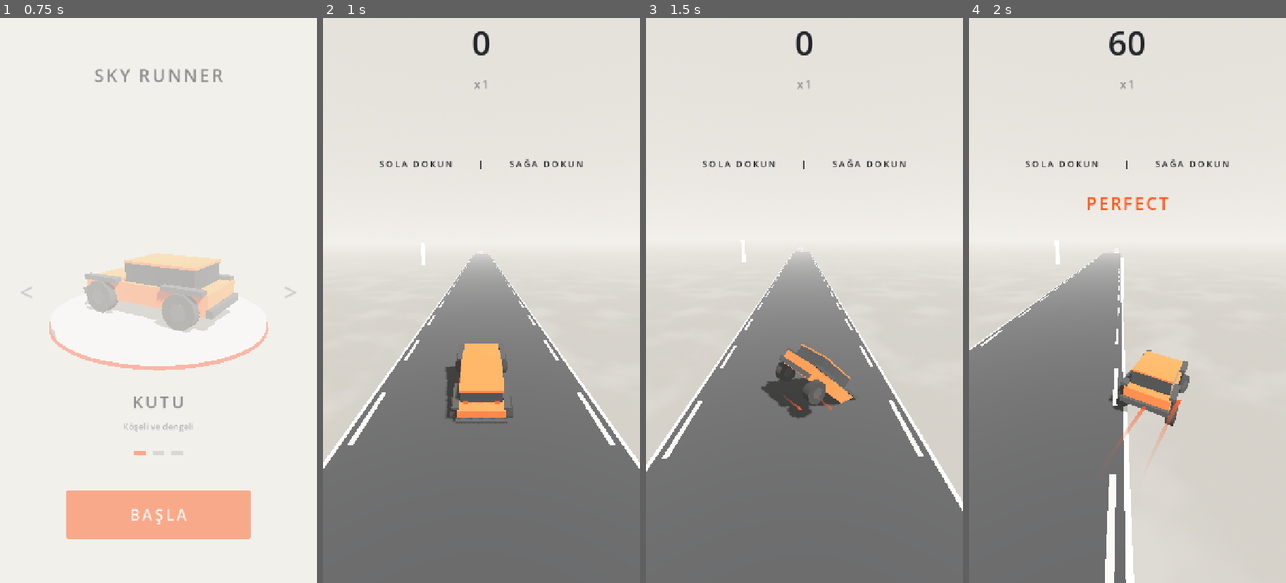
Above: before the commit, frames 1-4 (left to right).
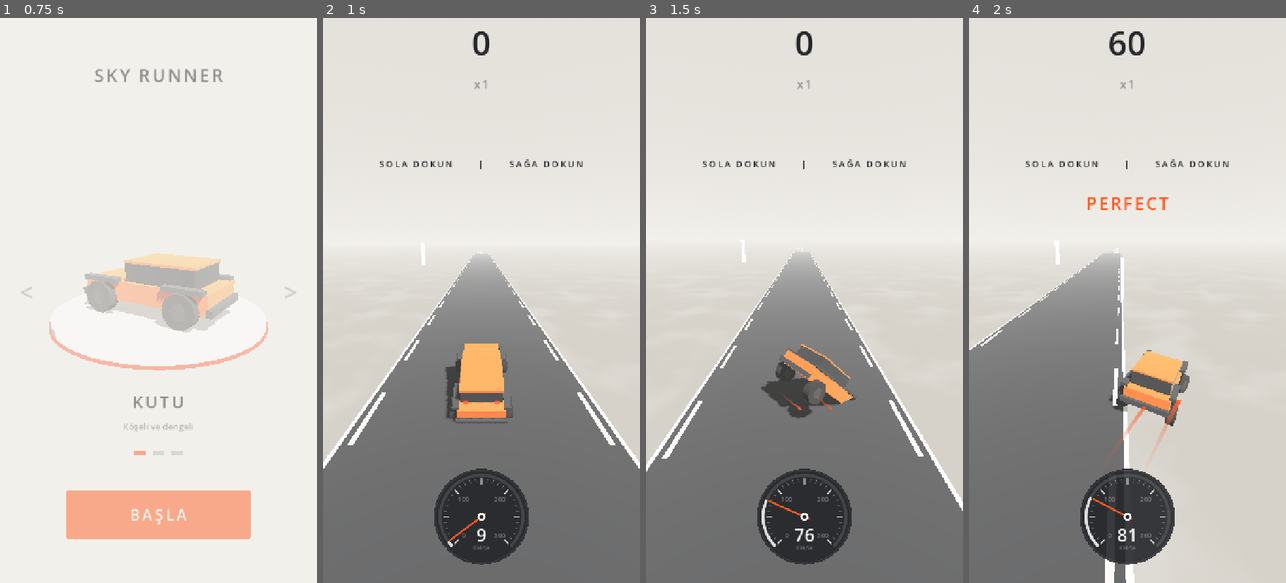
Above: after the commit, the same moments.

Repository: basarbellisan/Runny
Game: Godot game, scene res://scenes/menu.tscn
The game is run twice, just before and just after one commit, with the same random seed, the same clock (stepped at 60 frames per second) and the same inputs.
Inputs (mouse positions are in pixels of both pictures, inside the frame that each line leads up to):
- Up to frame 1 (0.75 s): click "BAŞLA" at 0.5 s
- Up to frame 2 (1 s): no input
- Up to frame 3 (1.5 s): tap Enter at 1.25, 1.35 s; move the mouse to (874, 272) at 1.27 s; hold D from 1.28 s (still down); click (874, 272) at 1.42 s
- Up to frame 4 (2 s): keep holding D; tap Space at 1.52 s

Frame 1 is identical in both runs. In frame 2, 3.9% of the frame differs, in the area x 35-65%, y 79-97%; in frame 3, 3.9%; in frame 4, 3.9%.

Commit message:
Hız kadranı
Alttaki gaz çizgisi yerine alt ortada, iki başparmağın arasında bir hız
kadranı: kömür zemin, 270° tarama, 10/50 km/sa çentikleri, turuncu ibre
(yaylı, tam gazda hafif titrer), dijital hız. Dış halka temel hıza kadar
beyaz, gazın eklediği kısım turuncu dolar. Uçuşta kadran kaybolur.

Co-Authored-By: Claude Opus 5.5 <noreply@anthropic.com>
Claude-Session: https://claude.ai/code/session_016S88RPn945sNcGg6oLe6PH

Diff:
--- a/scripts/game.gd
+++ b/scripts/game.gd
@@ -125,7 +125,8 @@
 
 	hud.set_score(int(score), multiplier)
 	hud.set_energy(energy / MAX_ENERGY)
-	hud.set_boost(car.boost_level)
+	var driving := car.mode == Car.Mode.DRIVE
+	hud.set_speed(car.forward_speed if driving else -car.velocity.z, car.speed, car.boost_level, driving)
 	_update_hint()
 	clouds.position = Vector3(car.global_position.x, CLOUD_LAYER_Y, car.global_position.z)
 
--- a/scripts/hud.gd
+++ b/scripts/hud.gd
@@ -15,7 +15,8 @@
 var _energy: Control
 var _energy_back: ColorRect
 var _energy_fill: ColorRect
-var _boost_fill: ColorRect
+var _speedo: Speedometer
+var _speedo_shown := true
 var _hint_tween: Tween
 var _over: Control
 var _over_bg: ColorRect
@@ -39,17 +40,17 @@
 	_hint = _make_label(20, Vector2(0, 330), true)
 	_build_energy_bar()
 	_build_game_over()
-	# Gaz göstergesi: ekranın en altında ortadan iki yana açılan ince çizgi
-	_boost_fill = ColorRect.new()
-	_boost_fill.mouse_filter = Control.MOUSE_FILTER_IGNORE
-	_boost_fill.color = Palette.ACCENT
-	add_child(_boost_fill)
-	_boost_fill.anchor_left = 0.5
-	_boost_fill.anchor_right = 0.5
-	_boost_fill.anchor_top = 1.0
-	_boost_fill.anchor_bottom = 1.0
-	_boost_fill.offset_top = -6
-	set_boost(0.0)
+	# Hız kadranı: alt ortada, iki başparmağın arasında
+	_speedo = Speedometer.new()
+	add_child(_speedo)
+	_speedo.anchor_left = 0.5
+	_speedo.anchor_right = 0.5
+	_speedo.anchor_top = 1.0
+	_speedo.anchor_bottom = 1.0
+	_speedo.offset_left = -120
+	_speedo.offset_right = 120
+	_speedo.offset_top = -270
+	_speedo.offset_bottom = -30
 	set_mood(0.0)
 	hint("SOLA DOKUN      |      SAĞA DOKUN", 3.0)
 
@@ -164,11 +165,12 @@
 	_hint_tween.tween_property(_hint, "modulate:a", 0.0, 0.8)
 
 
-func set_boost(level: float) -> void:
-	var half := 360.0 * level
-	_boost_fill.offset_left = -half
-	_boost_fill.offset_right = half
-	_boost_fill.visible = level > 0.01
+## Kadran: hız (m/s), gazsız hız, gaz gücü; show=false iken yavaşça kaybolur
+func set_speed(speed: float, base_speed: float, boost: float, show: bool) -> void:
+	_speedo.set_values(speed * 3.6, base_speed * 3.6, boost)
+	if show != _speedo_shown:
+		_speedo_shown = show
+		create_tween().tween_property(_speedo, "modulate:a", 1.0 if show else 0.0, 0.4)
 
 
 func show_energy(visible_: bool) -> void:
--- /dev/null
+++ b/scripts/speedometer.gd
@@ -0,0 +1,93 @@
+class_name Speedometer
+extends Control
+## Hız kadranı: 270° tarama, çentikler, turuncu ibre ve dijital hız.
+## Dış halka temel hıza kadar beyaz, gazın eklediği kısım turuncu dolar.
+
+const MAX_KMH := 300.0
+const START_DEG := 135.0
+const SWEEP_DEG := 270.0
+
+@export var radius := 108.0
+
+var _shown_kmh := 0.0
+var _needle_v := 0.0
+var _kmh := 0.0
+var _base_kmh := 0.0
+var _boost := 0.0
+var _font: Font
+
+
+func _ready() -> void:
+	mouse_filter = Control.MOUSE_FILTER_IGNORE
+	_font = get_theme_default_font()
+
+
+## kmh: gerçek hız, base_kmh: gazsız hız, boost: 0..1
+func set_values(kmh: float, base_kmh: float, boost: float) -> void:
+	_kmh = kmh
+	_base_kmh = base_kmh
+	_boost = boost
+
+
+func _process(delta: float) -> void:
+	# İbre: kritik sönümlü yay, gerçek bir ibre gibi hafif gecikmeli
+	var k := 90.0
+	var c := 2.0 * sqrt(k)
+	_needle_v += (k * (_kmh - _shown_kmh) - c * _needle_v) * delta
+	_shown_kmh += _needle_v * delta
+	queue_redraw()
+
+
+func _angle(kmh: float) -> float:
+	return deg_to_rad(START_DEG + SWEEP_DEG * clampf(kmh / MAX_KMH, 0.0, 1.0))
+
+
+func _draw() -> void:
+	var c := size * 0.5
+	var r := radius
+	var ink := Palette.SNOW
+	var dim := Color(Palette.SNOW, 0.35)
+	var start := deg_to_rad(START_DEG)
+	var stop := deg_to_rad(START_DEG + SWEEP_DEG)
+
+	draw_circle(c, r, Color(Palette.INK_DARK, 0.9))
+	draw_arc(c, r - 3, 0, TAU, 96, Color(Palette.SNOW, 0.08), 2.0, true)
+
+	# Dış halka: iz, temel hız (beyaz), gazın eklediği (turuncu)
+	var ring := r - 14
+	draw_arc(c, ring, start, stop, 96, Color(Palette.SNOW, 0.12), 6.0, true)
+	draw_arc(c, ring, start, _angle(minf(_base_kmh, _shown_kmh)), 64, Color(Palette.SNOW, 0.85), 6.0, true)
+	if _shown_kmh > _base_kmh + 0.5:
+		draw_arc(c, ring, _angle(_base_kmh), _angle(_shown_kmh), 48, Palette.ACCENT, 6.0, true)
+
+	# Çentikler ve rakamlar
+	for v in range(0, int(MAX_KMH) + 1, 10):
+		var a := _angle(v)
+		var dir := Vector2(cos(a), sin(a))
+		var major := v % 50 == 0
+		var outer := ring - 8
+		var inner := outer - (12.0 if major else 6.0)
+		draw_line(c + dir * inner, c + dir * outer, ink if major else dim, 2.5 if major else 1.5, true)
+		if v % 100 == 0:
+			var txt := str(v)
+			var fs := 15
+			var tsize := _font.get_string_size(txt, HORIZONTAL_ALIGNMENT_LEFT, -1, fs)
+			var p := c + dir * (inner - 16) + Vector2(-tsize.x * 0.5, tsize.y * 0.3)
+			draw_string(_font, p, txt, HORIZONTAL_ALIGNMENT_LEFT, -1, fs, dim)
+
+	# Dijital hız
+	var speed_txt := str(int(round(_shown_kmh)))
+	var big := 40
+	var s := _font.get_string_size(speed_txt, HORIZONTAL_ALIGNMENT_LEFT, -1, big)
+	draw_string(_font, c + Vector2(-s.x * 0.5, r * 0.52), speed_txt, HORIZONTAL_ALIGNMENT_LEFT, -1, big, ink)
+	var unit := "KM/SA"
+	var us := _font.get_string_size(unit, HORIZONTAL_ALIGNMENT_LEFT, -1, 12)
+	draw_string(_font, c + Vector2(-us.x * 0.5, r * 0.52 + 18), unit, HORIZONTAL_ALIGNMENT_LEFT, -1, 12, dim)
+
+	# İbre: tam gazda hafifçe titrer
+	var jitter := deg_to_rad(randf_range(-0.8, 0.8)) * smoothstep(0.85, 1.0, _boost)
+	var na := _angle(_shown_kmh) + jitter
+	var nd := Vector2(cos(na), sin(na))
+	draw_line(c - nd * 12, c + nd * (ring - 6), Palette.ACCENT, 4.0, true)
+	draw_circle(c, 9, Palette.SNOW)
+	draw_circle(c, 4, Palette.INK_DARK)
Not shown, added: scripts/speedometer.gd.uid
